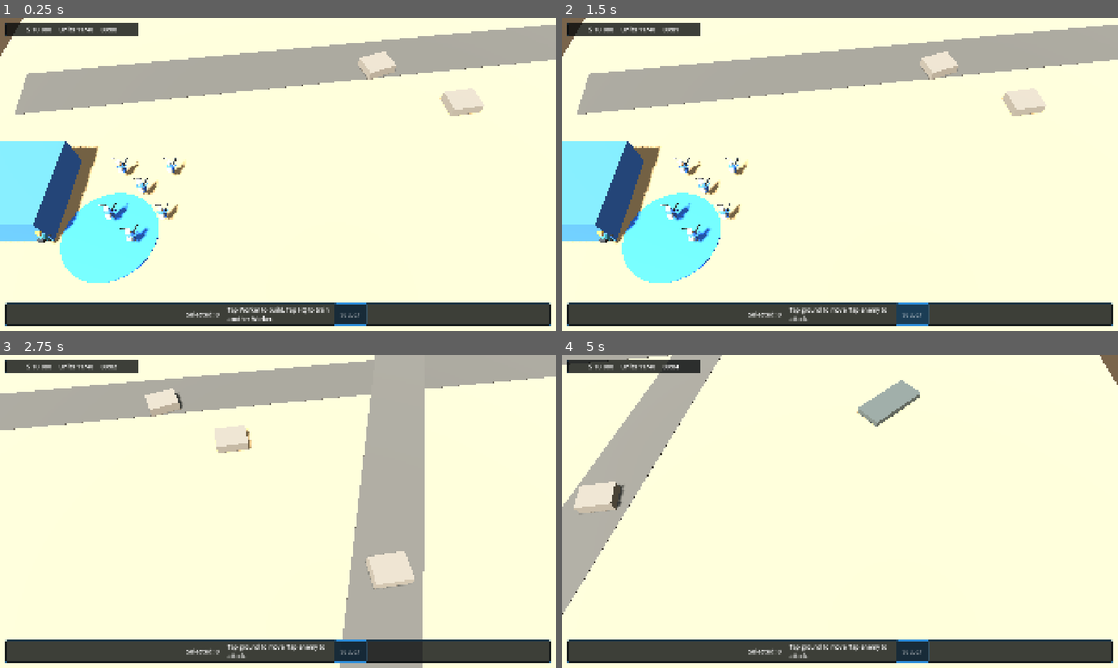
Above: before the commit, frames 1-4 (two rows, left to right).
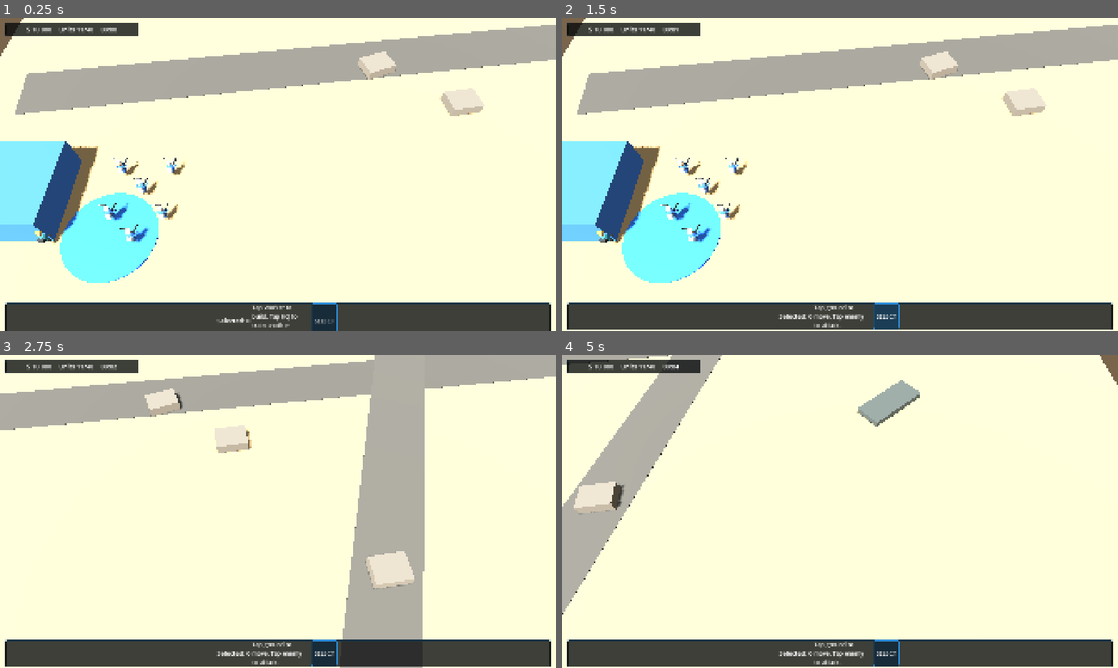
Above: after the commit, the same moments.

Repository: Unnamed00000/Mobile-Generals
Game: Godot game, scene res://scenes/match/match.tscn
The game is run twice, just before and just after one commit, with the same random seed, the same clock (stepped at 60 frames per second) and the same inputs.
Inputs (mouse positions are in pixels of both pictures, inside the frame that each line leads up to):
- Up to frame 1 (0.25 s): no input
- Up to frame 2 (1.5 s): click "SELECT" at 0.5 s; click "SELECT" at 1.25 s
- Up to frame 3 (2.75 s): tap Enter at 2 s; move the mouse to (400, 495) at 2.02 s; hold D from 2.03 s (still down); tap 1 at 2.1 s; click (400, 495) at 2.17 s
- Up to frame 4 (5 s): release D at 2.75 s; drag from (728, 527) to (812, 574) at 2.77 s; tap Space at 3.5 s; move the mouse to (895, 442) at 3.52 s; hold D 3.53-4.25 s; tap 0 at 3.6 s; drag from (812, 574) to (673, 464) at 4.27 s

The runs differ from the first frame. In frame 1, 3.3% of the frame differs, in the area x 0-100%, y 90-100%; in frame 2, 2.9%; in frame 3, 2.6%; in frame 4, 2.9%.

Commit message:
Add persistent army footer commands

Diff:
--- a/scripts/core/infantry_stage_controller.gd
+++ b/scripts/core/infantry_stage_controller.gd
@@ -78,6 +78,7 @@
 var _selection_dragging := false
 var _primary_touch_start := Vector2.ZERO
 var _primary_touch_dragged := false
+var _pending_command := ""
 var _match_over := false
 
 func _ready() -> void:
@@ -87,6 +88,11 @@
 	hud.worker_build_requested.connect(Callable(self, "_on_worker_build_requested"))
 	hud.hq_worker_requested.connect(Callable(self, "_on_hq_worker_requested"))
 	hud.placement_cancel_requested.connect(Callable(self, "_cancel_placement"))
+	hud.add_nearest_soldier_requested.connect(Callable(self, "_on_add_nearest_soldier_requested"))
+	hud.select_all_soldiers_requested.connect(Callable(self, "_on_select_all_soldiers_requested"))
+	hud.move_command_requested.connect(Callable(self, "_on_move_command_requested"))
+	hud.attack_command_requested.connect(Callable(self, "_on_attack_command_requested"))
+	hud.stop_command_requested.connect(Callable(self, "_on_stop_command_requested"))
 	_spawn_starting_hq()
 	_spawn_stage_units()
 	_update_hud()
@@ -225,6 +231,7 @@
 	var unit := _selectable_from_collider(hit.get("collider"))
 	if unit != null:
 		if unit.team_id == 1:
+			_pending_command = ""
 			var single_selection: Array[MobileUnit] = [unit]
 			_select_units(single_selection)
 		elif not selected_units.is_empty() and unit is CombatUnit:
@@ -233,11 +240,15 @@
 
 	var building := _building_from_collider(hit.get("collider"))
 	if building != null and building.team_id == 1:
+		_pending_command = ""
 		_select_building(building)
 		return
 
 	if _is_ground_hit(hit) and not selected_units.is_empty():
-		_move_selected_to(hit.position)
+		if _pending_command == "attack":
+			hud.set_hint("ATTACK: tap an enemy soldier.")
+		else:
+			_move_selected_to(hit.position)
 
 func _begin_selection_drag(screen_position: Vector2) -> void:
 	_selection_start = screen_position
@@ -292,11 +303,13 @@
 			hud.set_hint("Worker selected. Tap ground to move.")
 			hud.show_worker_context()
 		else:
-			hud.set_hint("Rifleman selected. Tap ground to move or enemy to attack.")
+			hud.show_soldier_context(_selected_combat_count())
+	else:
+		if _selected_combat_count() > 0:
+			hud.show_soldier_context(_selected_combat_count())
+		else:
+			hud.set_hint("%d units selected." % selected_units.size())
 			hud.show_default_context()
-	else:
-		hud.set_hint("%d units selected." % selected_units.size())
-		hud.show_default_context()
 
 func _select_building(building: Building) -> void:
 	for unit in selected_units:
@@ -317,6 +330,7 @@
 		var unit := selected_units[index]
 		if is_instance_valid(unit):
 			unit.move_to(world_position + offsets[index])
+	_pending_command = ""
 	hud.set_hint("Move order issued.")
 
 func _attack_selected(target: CombatUnit) -> void:
@@ -326,9 +340,100 @@
 			(unit as CombatUnit).set_attack_target(target)
 			issued += 1
 	if issued > 0:
+		_pending_command = ""
 		hud.set_hint("Attack order issued.")
 	else:
 		hud.set_hint("Workers cannot attack.")
+
+func _on_add_nearest_soldier_requested() -> void:
+	var nearest := _nearest_unselected_visible_soldier()
+	if nearest == null:
+		hud.set_hint("No more visible soldiers to add.")
+		return
+	var new_selection: Array[MobileUnit] = []
+	for unit in selected_units:
+		if is_instance_valid(unit) and _is_selectable_alive(unit):
+			new_selection.append(unit)
+	new_selection.append(nearest)
+	_select_units(new_selection)
+	hud.set_hint("%d soldiers selected." % _selected_combat_count())
+
+func _on_select_all_soldiers_requested() -> void:
+	var soldiers := _visible_player_soldiers()
+	if soldiers.is_empty():
+		hud.set_hint("No visible soldiers.")
+		return
+	var new_selection: Array[MobileUnit] = []
+	for soldier in soldiers:
+		new_selection.append(soldier)
+	_select_units(new_selection)
+	hud.set_hint("All visible soldiers selected: %d." % soldiers.size())
+
+func _on_move_command_requested() -> void:
+	if _selected_combat_count() <= 0:
+		hud.set_hint("Select soldiers first.")
+		return
+	_pending_command = "move"
+	hud.set_hint("MOVE: tap terrain to send selected soldiers.")
+
+func _on_attack_command_requested() -> void:
+	if _selected_combat_count() <= 0:
+		hud.set_hint("Select soldiers first.")
+		return
+	_pending_command = "attack"
+	hud.set_hint("ATTACK: tap an enemy soldier.")
+
+func _on_stop_command_requested() -> void:
+	var stopped := 0
+	for unit in selected_units:
+		if is_instance_valid(unit):
+			unit.stop()
+			stopped += 1
+	_pending_command = ""
+	hud.set_hint("Stopped %d selected units." % stopped)
+
+func _selected_combat_count() -> int:
+	var count := 0
+	for unit in selected_units:
+		if is_instance_valid(unit) and unit is CombatUnit and (unit as CombatUnit).current_hp > 0:
+			count += 1
+	return count
+
+func _nearest_unselected_visible_soldier() -> CombatUnit:
+	var soldiers := _visible_player_soldiers()
+	var origin := _selection_center()
+	var nearest: CombatUnit = null
+	var nearest_distance := INF
+	for soldier in soldiers:
+		if selected_units.has(soldier):
+			continue
+		var distance := soldier.global_position.distance_to(origin)
+		if distance < nearest_distance:
+			nearest = soldier
+			nearest_distance = distance
+	return nearest
+
+func _visible_player_soldiers() -> Array[CombatUnit]:
+	var camera := camera_controller.get_camera()
+	var soldiers: Array[CombatUnit] = []
+	for node in get_tree().get_nodes_in_group("player_units"):
+		var soldier := node as CombatUnit
+		if soldier == null or not is_instance_valid(soldier) or soldier.current_hp <= 0:
+			continue
+		if camera.is_position_in_frustum(soldier.global_position):
+			soldiers.append(soldier)
+	return soldiers
+
+func _selection_center() -> Vector3:
+	var total := Vector3.ZERO
+	var count := 0
+	for unit in selected_units:
+		if is_instance_valid(unit) and _is_selectable_alive(unit):
+			total += unit.global_position
+			count += 1
+	if count <= 0:
+		return camera_controller.position
+	return total / float(count)
 
 func _formation_offsets(count: int) -> Array[Vector3]:
 	var offsets: Array[Vector3] = []
--- a/scripts/ui/stage_one_hud.gd
+++ b/scripts/ui/stage_one_hud.gd
@@ -5,6 +5,11 @@
 signal worker_build_requested(building_id: String)
 signal hq_worker_requested
 signal placement_cancel_requested
+signal add_nearest_soldier_requested
+signal select_all_soldiers_requested
+signal move_command_requested
+signal attack_command_requested
+signal stop_command_requested
 
 var _top_bar: Label
 var _hint_label: Label
@@ -55,6 +60,15 @@
 func show_hq_context() -> void:
 	_clear_context_panel()
 	_add_context_button("Worker\n$500", "_on_hq_worker_pressed")
+
+func show_soldier_context(count: int) -> void:
+	_clear_context_panel()
+	_add_context_button("+1", "_on_add_nearest_soldier_pressed")
+	_add_context_button("ALL", "_on_select_all_soldiers_pressed")
+	_add_context_button("MOVE", "_on_move_command_pressed")
+	_add_context_button("ATTACK", "_on_attack_command_pressed")
+	_add_context_button("STOP", "_on_stop_command_pressed")
+	set_hint("%d selected. Add soldiers, then choose MOVE or ATTACK." % count)
 
 func show_building_context(label: String) -> void:
 	_clear_context_panel()
@@ -121,18 +135,18 @@
 
 	var bottom_row := HBoxContainer.new()
 	bottom_row.alignment = BoxContainer.ALIGNMENT_CENTER
-	bottom_row.add_theme_constant_override("separation", 10)
+	bottom_row.add_theme_constant_override("separation", 6)
 	bottom_panel.add_child(bottom_row)
 
 	_selected_label = Label.new()
-	_selected_label.custom_minimum_size = Vector2(132.0, 56.0)
+	_selected_label.custom_minimum_size = Vector2(106.0, 56.0)
 	_selected_label.mouse_filter = Control.MOUSE_FILTER_IGNORE
 	_selected_label.vertical_alignment = VERTICAL_ALIGNMENT_CENTER
 	_selected_label.add_theme_font_size_override("font_size", 22)
 	bottom_row.add_child(_selected_label)
 
 	_hint_label = Label.new()
-	_hint_label.custom_minimum_size = Vector2(360.0, 56.0)
+	_hint_label.custom_minimum_size = Vector2(200.0, 56.0)
 	_hint_label.mouse_filter = Control.MOUSE_FILTER_IGNORE
 	_hint_label.vertical_alignment = VERTICAL_ALIGNMENT_CENTER
 	_hint_label.autowrap_mode = TextServer.AUTOWRAP_WORD_SMART
@@ -142,7 +156,7 @@
 	_select_button = Button.new()
 	_select_button.text = "SELECT"
 	_select_button.toggle_mode = true
-	_select_button.custom_minimum_size = Vector2(112.0, 58.0)
+	_select_button.custom_minimum_size = Vector2(88.0, 58.0)
 	_select_button.mouse_filter = Control.MOUSE_FILTER_STOP
 	_select_button.add_theme_font_size_override("font_size", 20)
 	_select_button.add_theme_stylebox_override("normal", _make_button_style(Color(0.08, 0.16, 0.22, 0.92)))
@@ -175,6 +189,21 @@
 func _on_cancel_placement_pressed() -> void:
 	placement_cancel_requested.emit()
 
+func _on_add_nearest_soldier_pressed() -> void:
+	add_nearest_soldier_requested.emit()
+
+func _on_select_all_soldiers_pressed() -> void:
+	select_all_soldiers_requested.emit()
+
+func _on_move_command_pressed() -> void:
+	move_command_requested.emit()
+
+func _on_attack_command_pressed() -> void:
+	attack_command_requested.emit()
+
+func _on_stop_command_pressed() -> void:
+	stop_command_requested.emit()
+
 func _clear_context_panel() -> void:
 	if not is_instance_valid(_context_panel):
 		return
@@ -184,9 +213,9 @@
 func _add_context_button(label: String, method_name: String, bind_value: String = "") -> void:
 	var button := Button.new()
 	button.text = label
-	button.custom_minimum_size = Vector2(104.0, 58.0)
+	button.custom_minimum_size = Vector2(82.0, 58.0)
 	button.mouse_filter = Control.MOUSE_FILTER_STOP
-	button.add_theme_font_size_override("font_size", 17)
+	button.add_theme_font_size_override("font_size", 14)
 	button.add_theme_stylebox_override("normal", _make_button_style(Color(0.08, 0.16, 0.22, 0.92)))
 	button.add_theme_stylebox_override("hover", _make_button_style(Color(0.10, 0.24, 0.34, 0.96)))
 	button.add_theme_stylebox_override("pressed", _make_button_style(Color(0.06, 0.38, 0.68, 0.96)))
Not shown, changed: README.md
